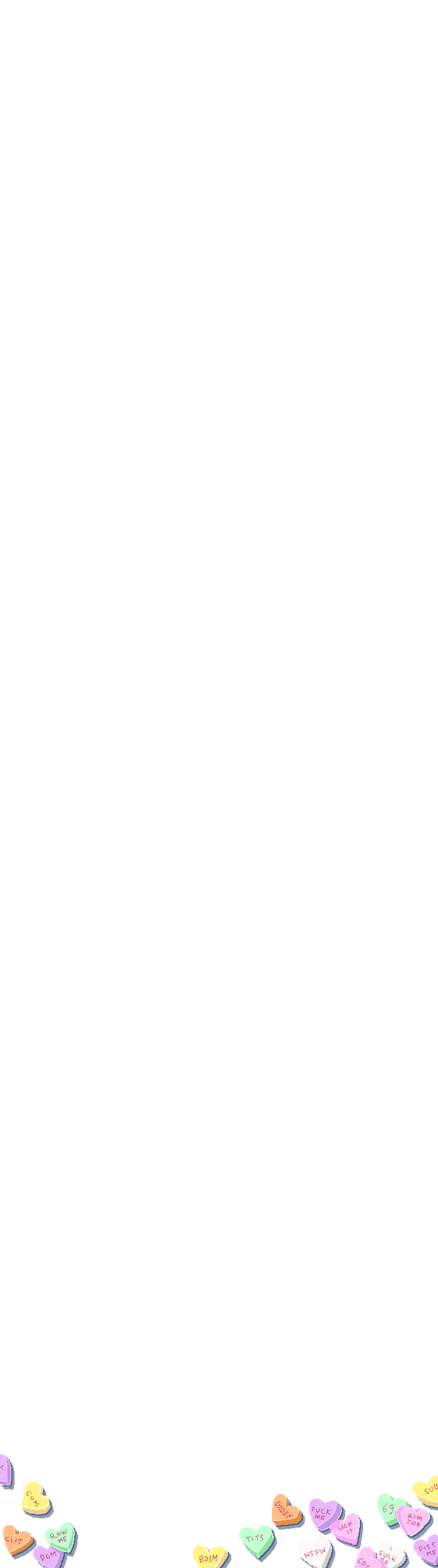
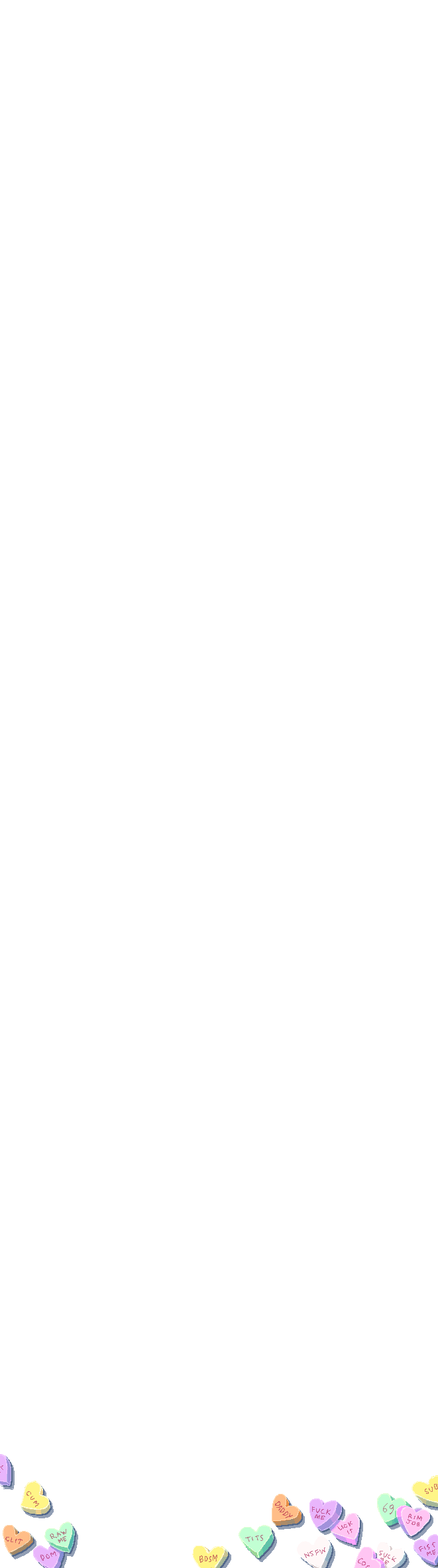
Layered file, before and after one edit (438 x 1568). Changes by layer:
painted on "Layer 2" over [0, 1456, 438, 1568]
